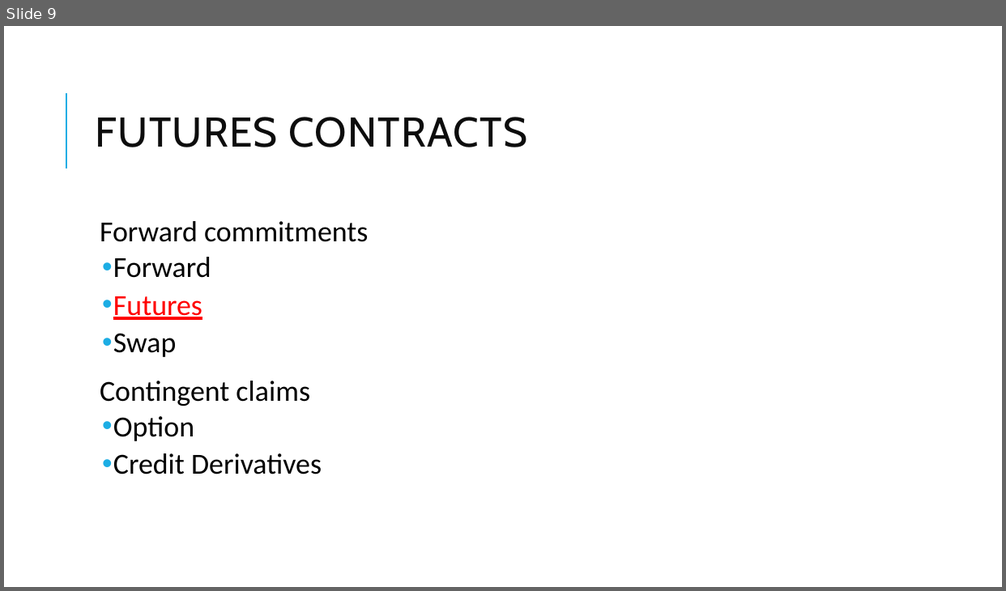
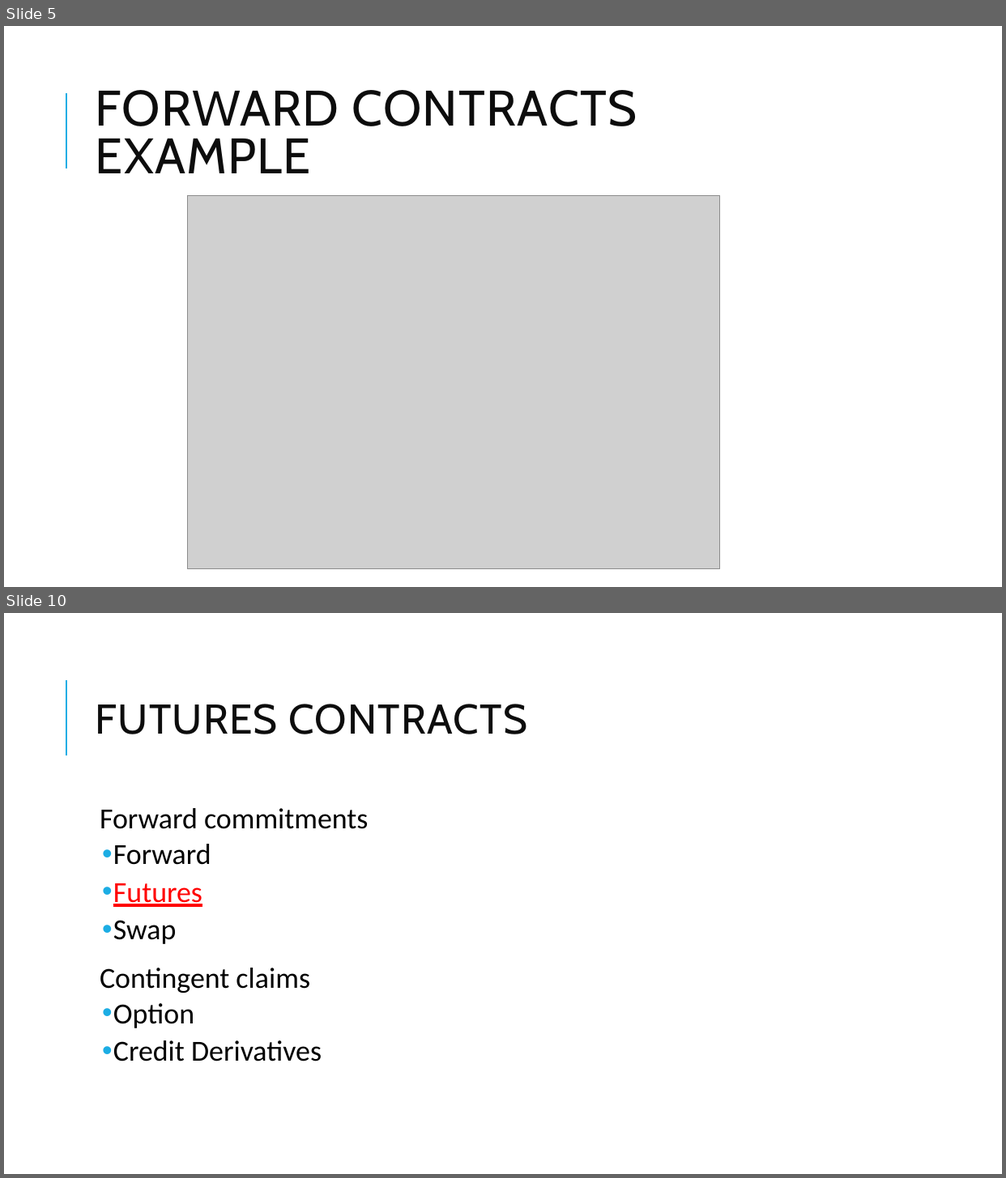
Before and after one commit to Isco0530/data, a slide deck: Derivatives.pptx. Shown one above the other, each under a label of ours: slide 9 before the commit, slides 5 and 10 after it; the slides between them are not shown. The pictures are 1006x591 and 1006x1178 pixels, drawn with LibreOffice and Linux fonts; fonts in the diff are those of the drawing; grey boxes stand for pictures. Boxes give left, top, right and bottom in pixels: in the first picture for what was removed or moved away, otherwise in the second. Text is boxed around its words. In the diff, an @@ line names an element or a change of style, - is before the commit and + after.

```diff
--- a/Derivatives.pptx
+++ b/Derivatives.pptx
@@ slide 5 added at (4, 26, 1002, 587), background #FFFFFF; not listed: 1 template element that a slide beside it also shows @@
@@ title added at (96, 90, 637, 173), 48 pt, text #0D0D0D @@
+FORWARD CONTRACTS
+EXAMPLE
@@ picture added at (187, 195, 720, 570) @@
@@ what was slide 9 is now slide 10 @@
```
Also in this commit, not shown: 10 slides changed.
